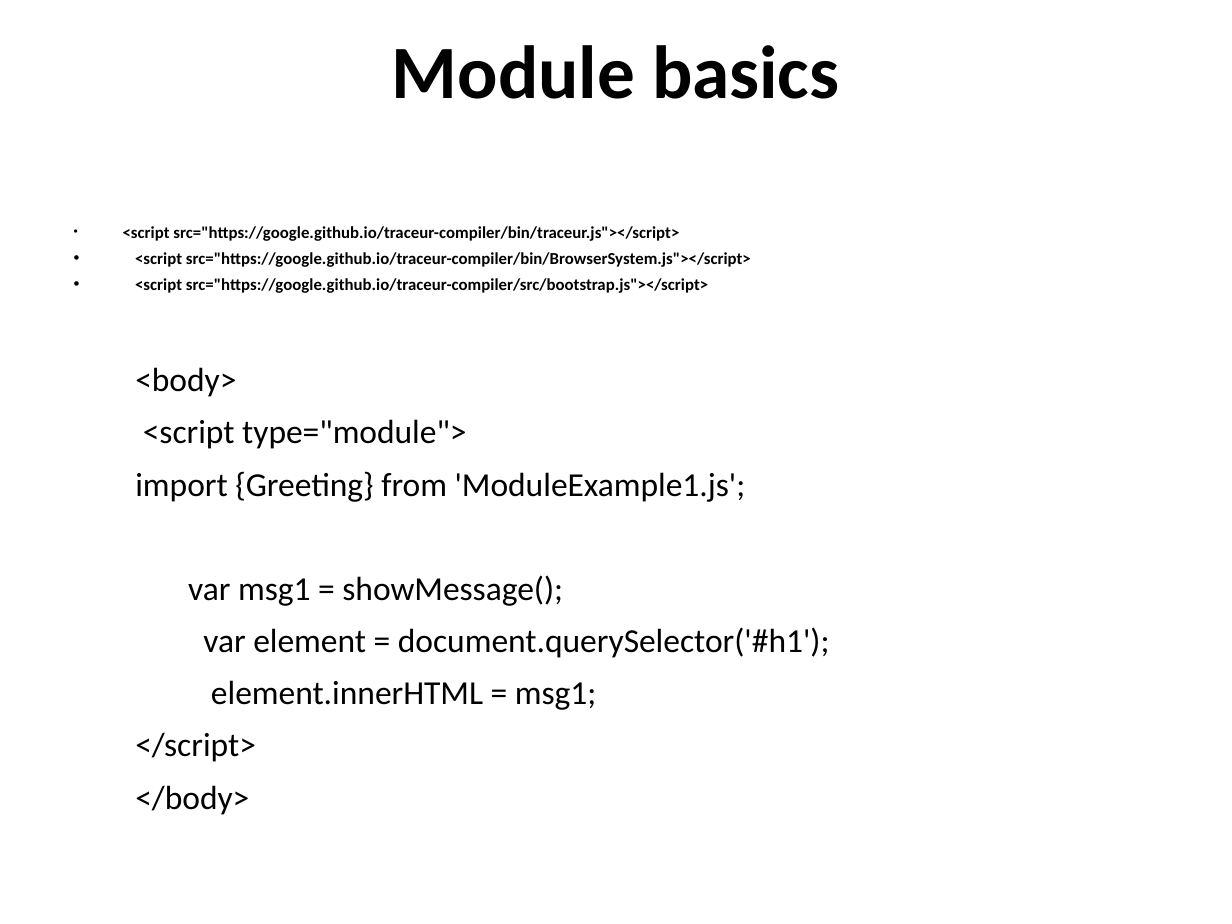
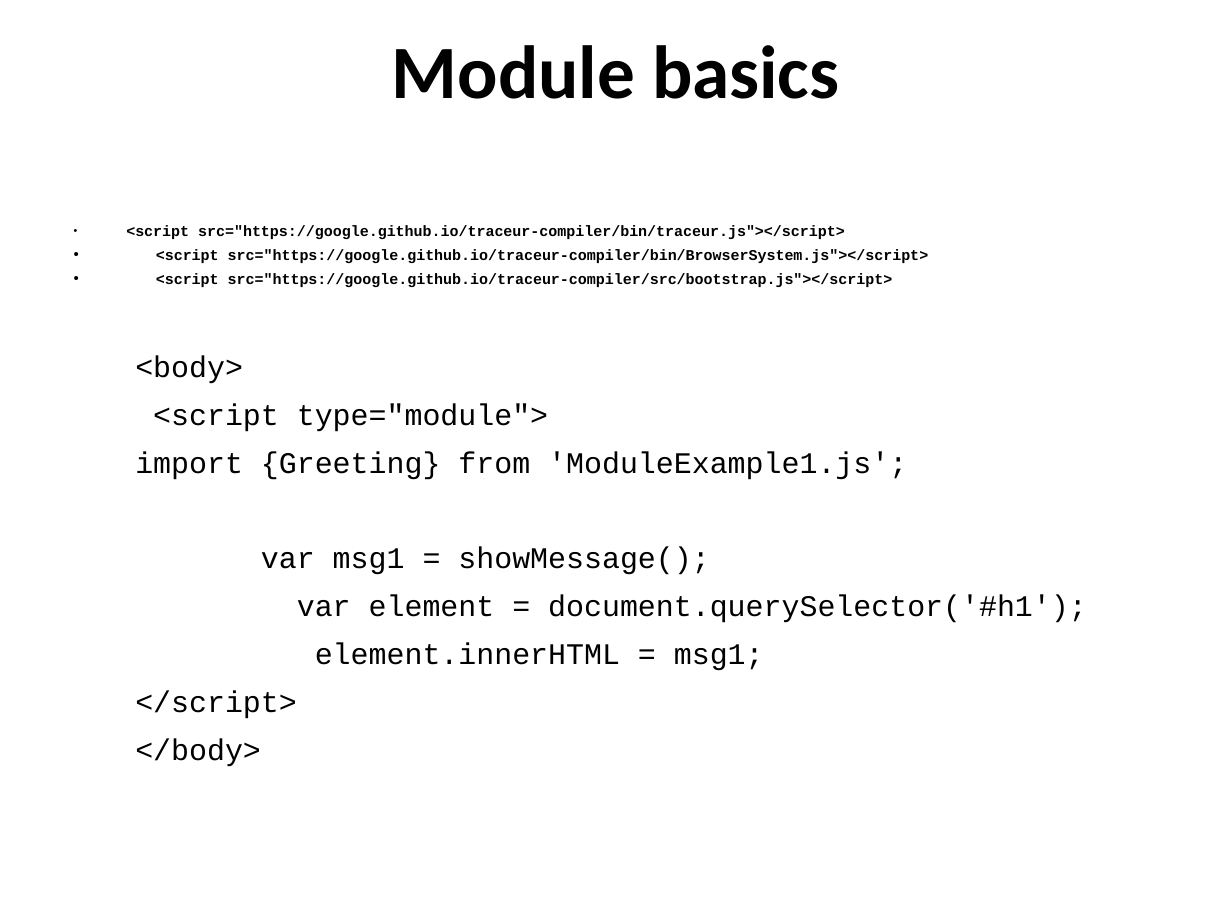
Before and after one commit to vishnumvn/AngularJS_Tut, a slide deck: slide 98 of Materials/Angular_Module01.ppt. Drawn at 1232x924 pixels with LibreOffice and Linux fonts; fonts in the diff are those of the drawing. Boxes give left, top, right and bottom in pixels: in the first picture for what was removed or moved away, otherwise in the second. Text is boxed around its words. In the diff, an @@ line names an element or a change of style, - is before the commit and + after.

```diff
--- a/Materials/Angular_Module01.ppt
+++ b/Materials/Angular_Module01.ppt
@@ text "<script src="https://google.github.io/traceur-compiler/bin/t ..." at [126, 225, 1087, 767]: size 9.8 to 8.8 pt in "<script src="https://google.github.io/traceur-compiler/bin/t ...", "<script src="https://google.github.io/traceur-compiler/bin/B ...", "<script src="https://google.github.io/traceur-compiler/src/b ..."; font Calibri to Courier New; size 19.6 to 17.5 pt in "<body>", "<script type="module">", "import {Greeting} from 'ModuleExample1.js';", "var msg1 = showMessage();" and 4 more places @@
```
Also in this commit, not shown: 258 other slides changed, 1 other file.
